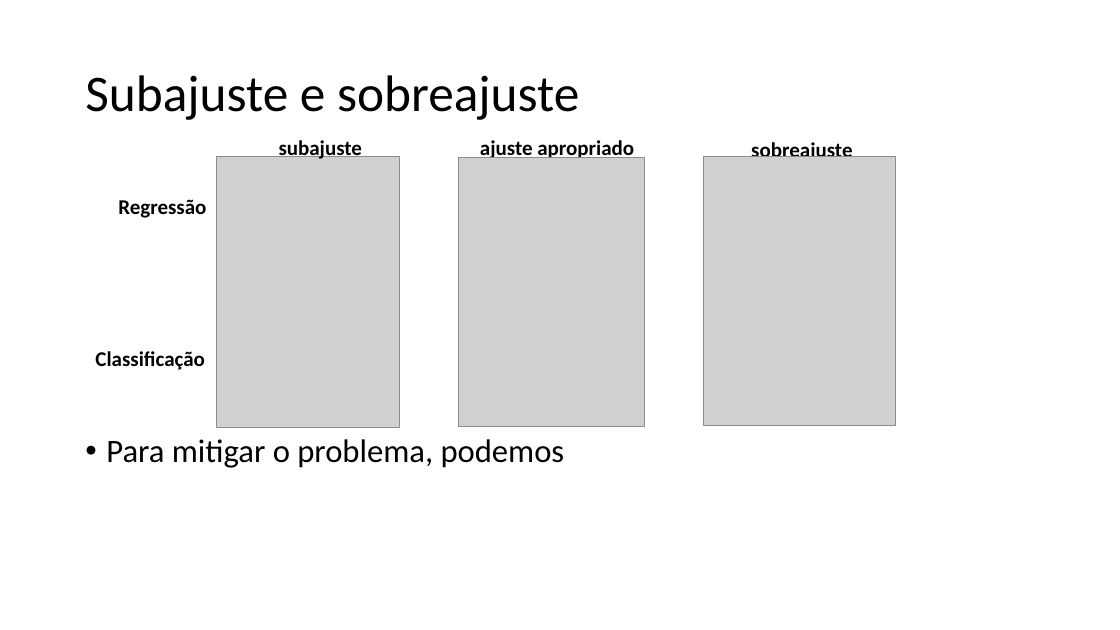
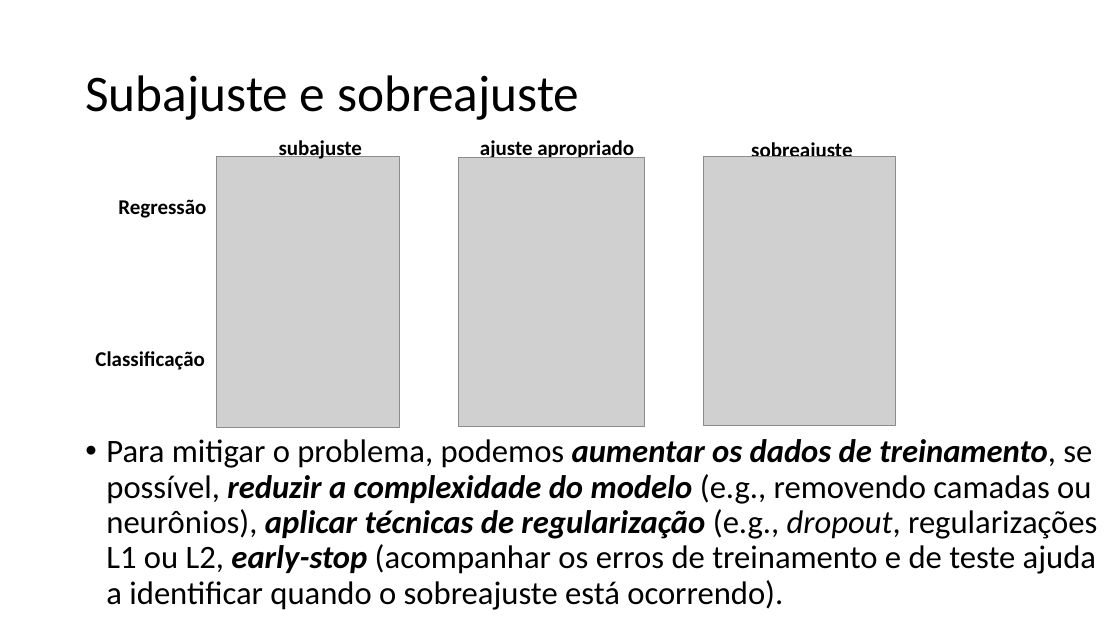
Before and after one commit to zz4fap/tp557-iot-ml, a slide deck: slide 15 of slides/TP557_10_Datasets.pptx. Drawn at 1120x630 pixels with LibreOffice and Linux fonts; fonts in the diff are those of the drawing; grey boxes stand for pictures. Boxes give left, top, right and bottom in pixels: in the first picture for what was removed or moved away, otherwise in the second. Text is boxed around its words. In the diff, an @@ line names an element or a change of style, - is before the commit and + after.

```diff
--- a/slides/TP557_10_Datasets.pptx
+++ b/slides/TP557_10_Datasets.pptx
@@ text at <box>106,439,1097,610</box>: text changed @@
-• Para mitigar o problema, podemos
+• Para mitigar o problema, podemos aumentar os dados de treinamento, se possível, reduzir a complexidade do modelo (e.g., removendo camadas ou neurônios), aplicar técnicas de regularização (e.g., dropout, regularizações L1 ou L2, early-stop (acompanhar os erros de treinamento e de teste ajuda a identificar quando o sobreajuste está ocorrendo).
```
Also in this commit, not shown: 1 other slide changed, 6 slides added, 1 slide removed.
